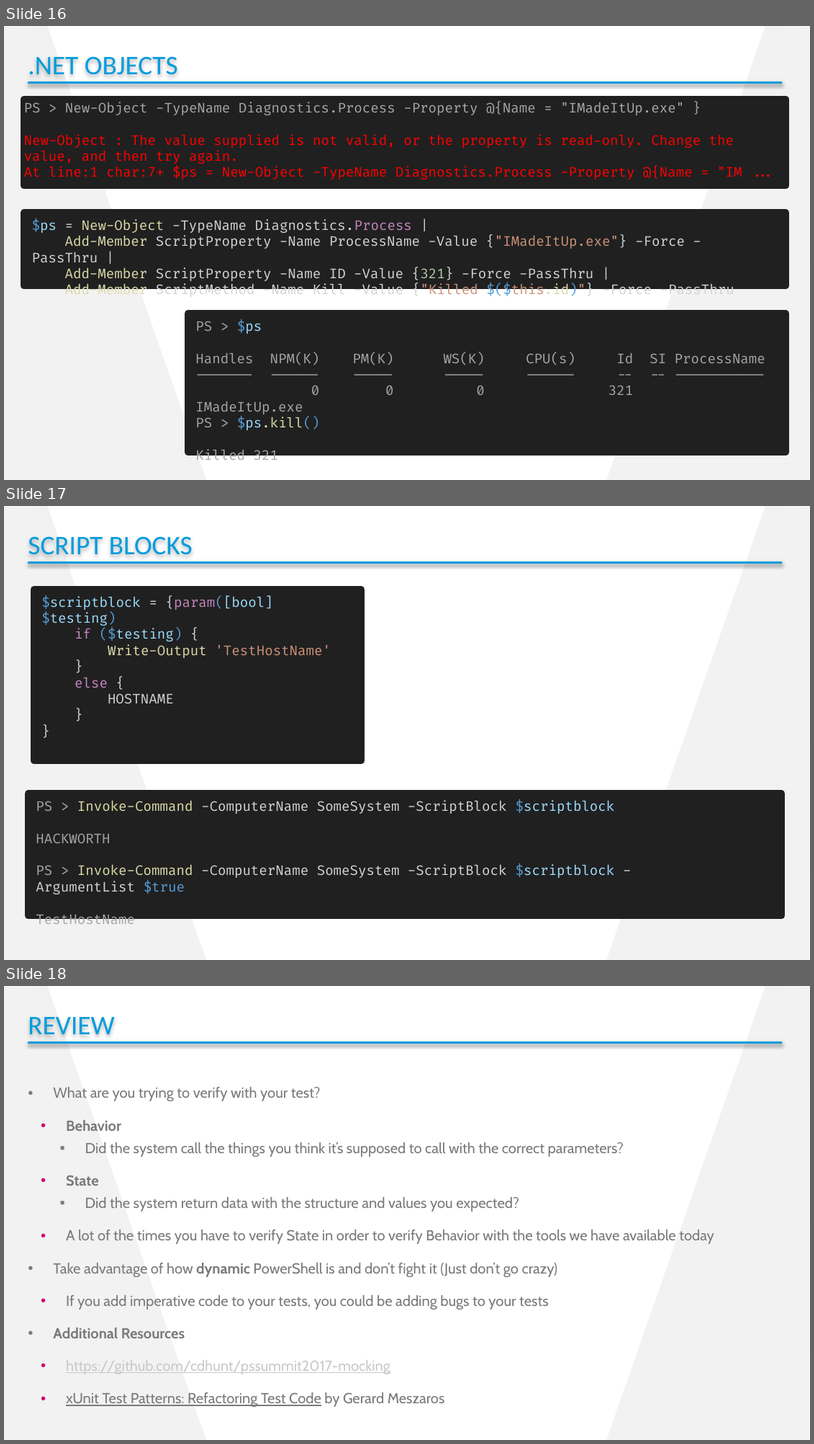
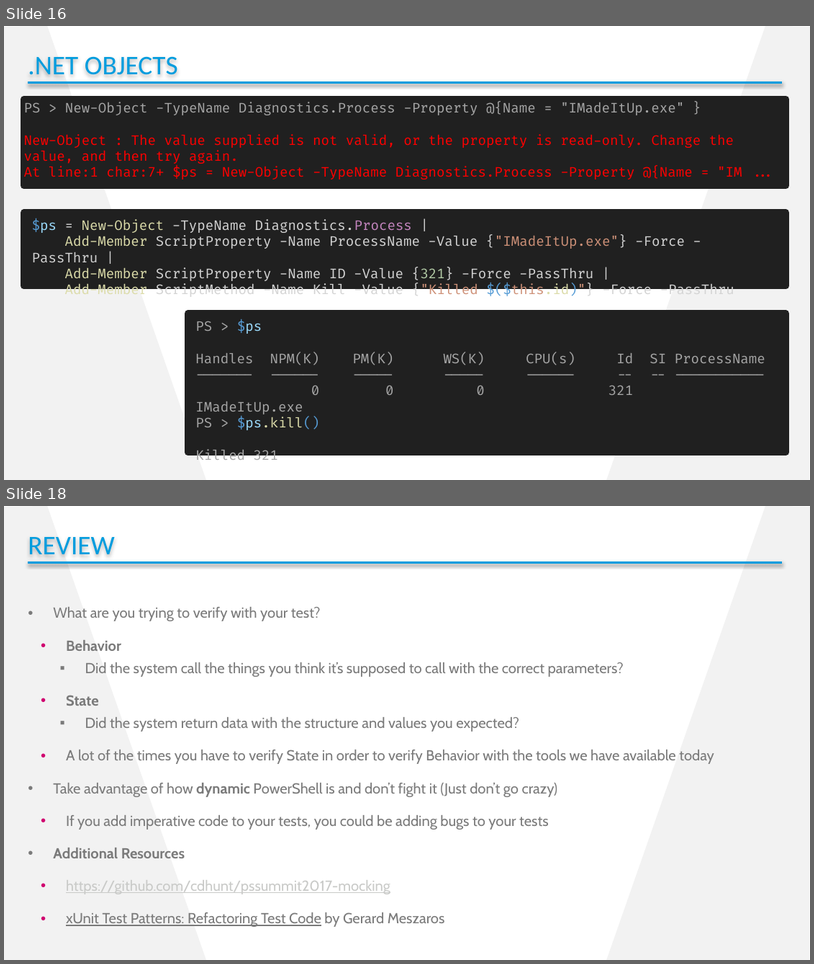
Before and after one commit to cdhunt/pssummit2017-mocking, a slide deck: Summit2017_Mocking.pptx. Shown one above the other, each under a label of ours: slides 16, 17 and 18 before the commit, slides 16 and 18 after it; the slides between them are not shown. The pictures are 814x1444 and 814x964 pixels, drawn with LibreOffice and Linux fonts; fonts in the diff are those of the drawing; background and template pictures are left out. Boxes give left, top, right and bottom in pixels: in the first picture for what was removed or moved away, otherwise in the second. Text is boxed around its words. In the diff, an @@ line names an element or a change of style, - is before the commit and + after.

Commit message:
Improve scriptblock example

```diff
--- a/Summit2017_Mocking.pptx
+++ b/Summit2017_Mocking.pptx
@@ slide 17 removed at (4,506,810,960), background #FFFFFF; not listed: 2 template elements that a slide beside it also shows @@
@@ text removed at (28,536,193,555) @@
-SCRIPT BLOCKS
@@ line removed from (28, 562) to (782, 562) @@
@@ rectangle removed at (34,589,362,760) @@
-$scriptblock = {param([bool]$testing)
-if ($testing) {
-Write-Output 'TestHostName'
-}
-else {
-HOSTNAME
-}
-}
@@ rectangle removed at (28,793,782,915) @@
-PS > Invoke-Command -ComputerName SomeSystem -ScriptBlock $scriptblock
-HACKWORTH
-PS > Invoke-Command -ComputerName SomeSystem -ScriptBlock $scriptblock -ArgumentList $true
-TestHostName
```
Also in this commit, not shown: 1 slide added, 1 other file.
